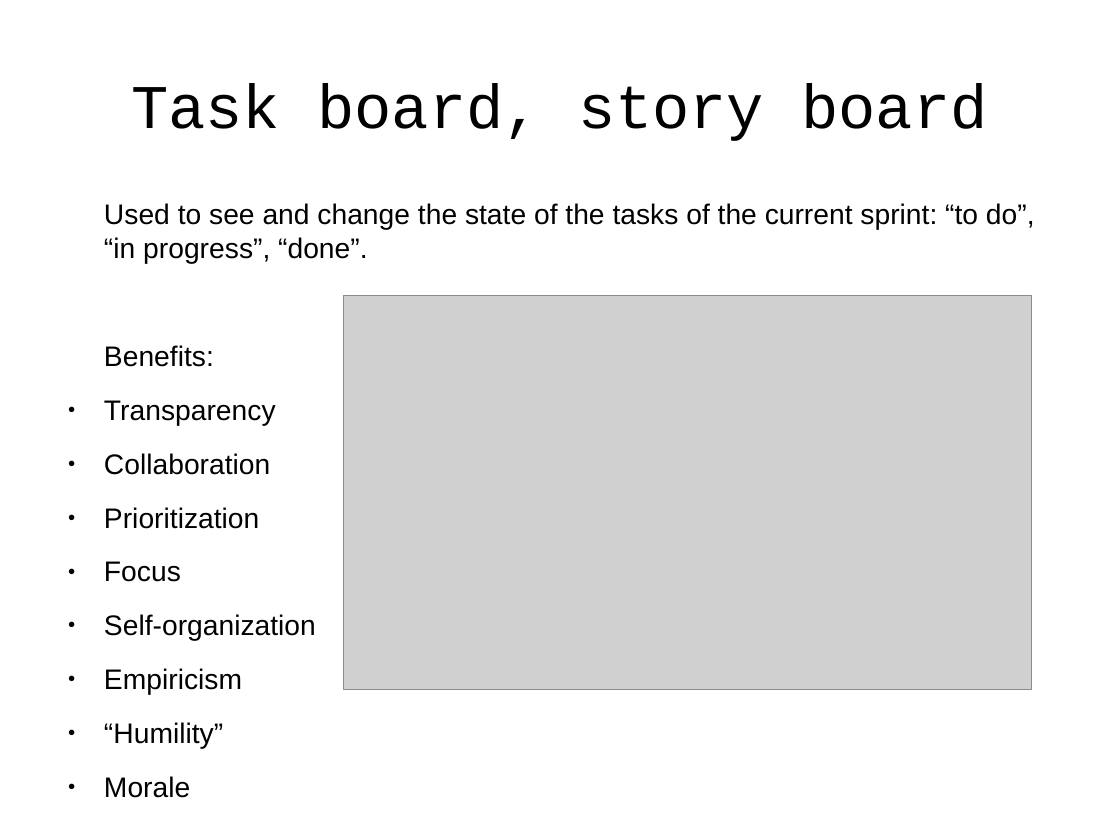
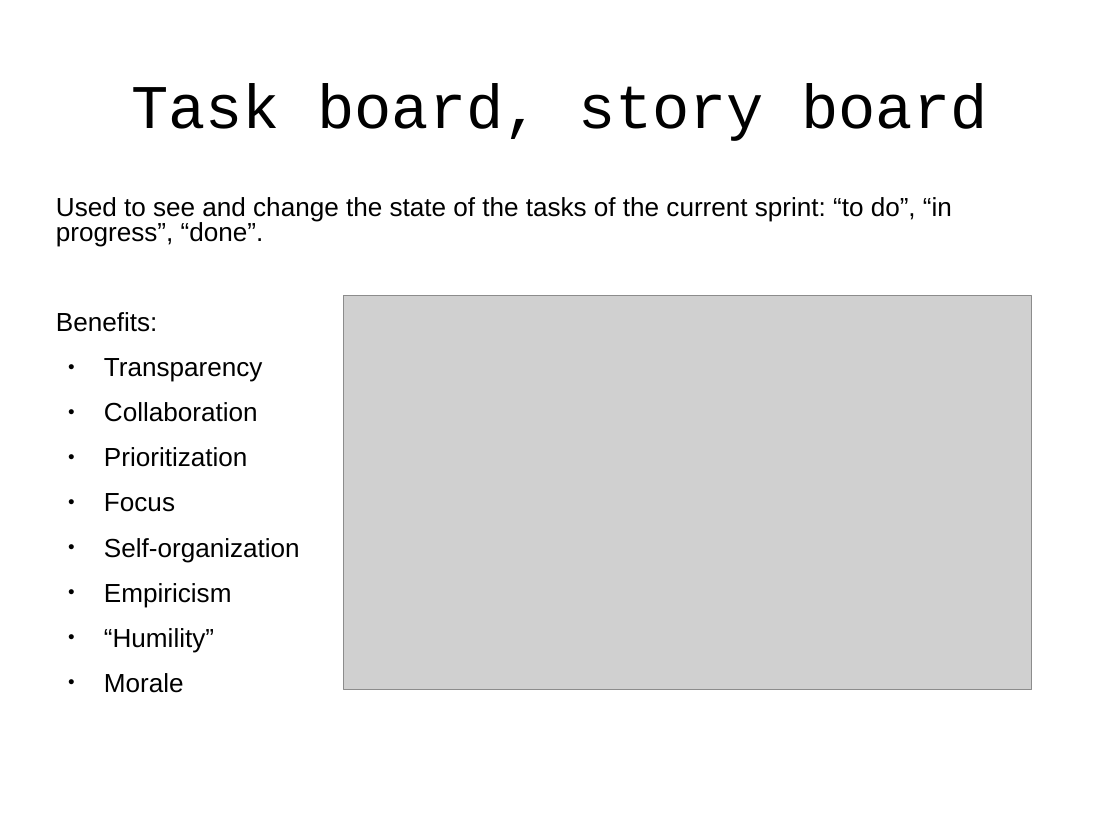
Before and after one commit to j-avdeev/EnterpriseSystemsDevelopment, a slide deck: slide 34 of Lec4 - Agile/Enterprise System Development - lec day4 - Agile.odp. Drawn at 1120x840 pixels with LibreOffice and Linux fonts; fonts in the diff are those of the drawing; grey boxes stand for pictures. Boxes give left, top, right and bottom in pixels: in the first picture for what was removed or moved away, otherwise in the second. Text is boxed around its words. In the diff, an @@ line names an element or a change of style, - is before the commit and + after.

```diff
--- a/Lec4 - Agile/Enterprise System Development - lec day4 - Agile.odp
+++ b/Lec4 - Agile/Enterprise System Development - lec day4 - Agile.odp
@@ text "Used to see and change ..." at bbox=[56, 197, 952, 693]: size 20 to 18.5 pt; indent changed; line spacing 1 to 0.8 @@
```
Also in this commit, not shown: 27 other slides changed, 5 other files.
